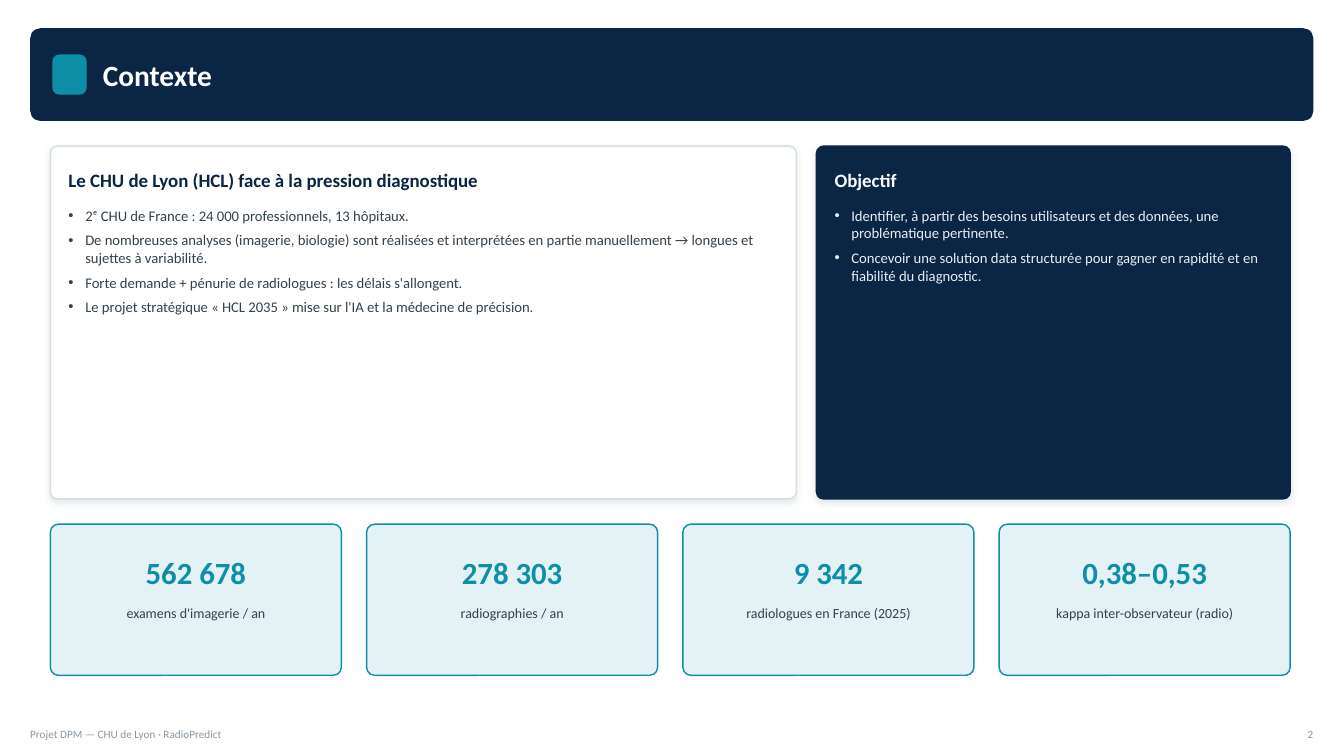
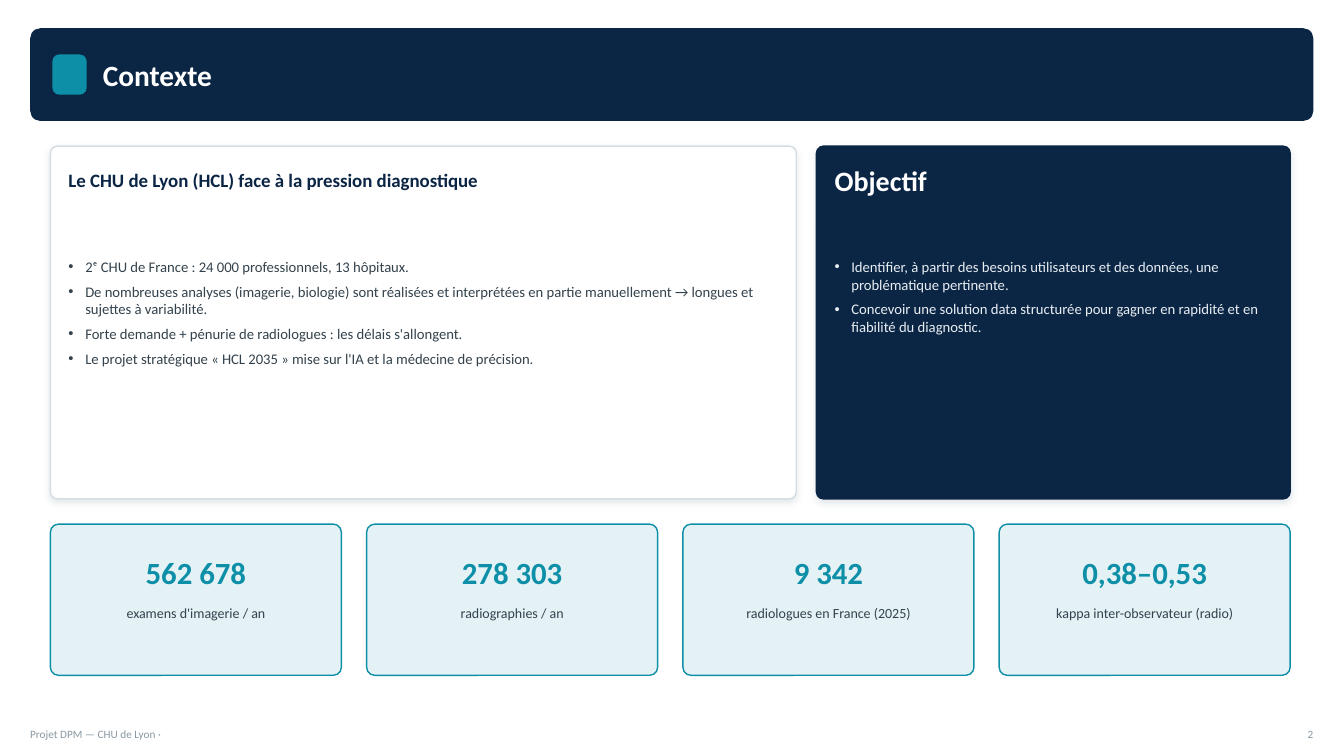
Before and after one commit to nibelune/Projet-DPM-CHU-Lyon, a slide deck: slide 3 of Deck_DPM_CHU_Lyon.pptx (slide 2 before the commit). Drawn at 1344x756 pixels with LibreOffice and Linux fonts; fonts in the diff are those of the drawing. Boxes give left, top, right and bottom in pixels: in the first picture for what was removed or moved away, otherwise in the second. Text is boxed around its words. In the diff, an @@ line names an element or a change of style, - is before the commit and + after.

```diff
--- a/Deck_DPM_CHU_Lyon.pptx
+++ b/Deck_DPM_CHU_Lyon.pptx
@@ text "Objectif" at (835,171,927,196): size 13.5 to 20 pt @@
@@ text "2ᵉ CHU de France : ...": place and size @@
-text "2ᵉ CHU de France : ..." at (85,211,753,315)
+text "2ᵉ CHU de France : ..." at (85,262,753,367)
@@ text "Identifier, à partir des besoins ...": place and size @@
-text "Identifier, à partir des besoins ..." at (851,210,1258,284)
+text "Identifier, à partir des besoins ..." at (851,261,1258,335)
@@ text at (30,730,155,740): text changed @@
-Projet DPM — CHU de Lyon · RadioPredict
+Projet DPM — CHU de Lyon ·
```
Also in this commit, not shown: 15 other slides changed, 2 other files.
